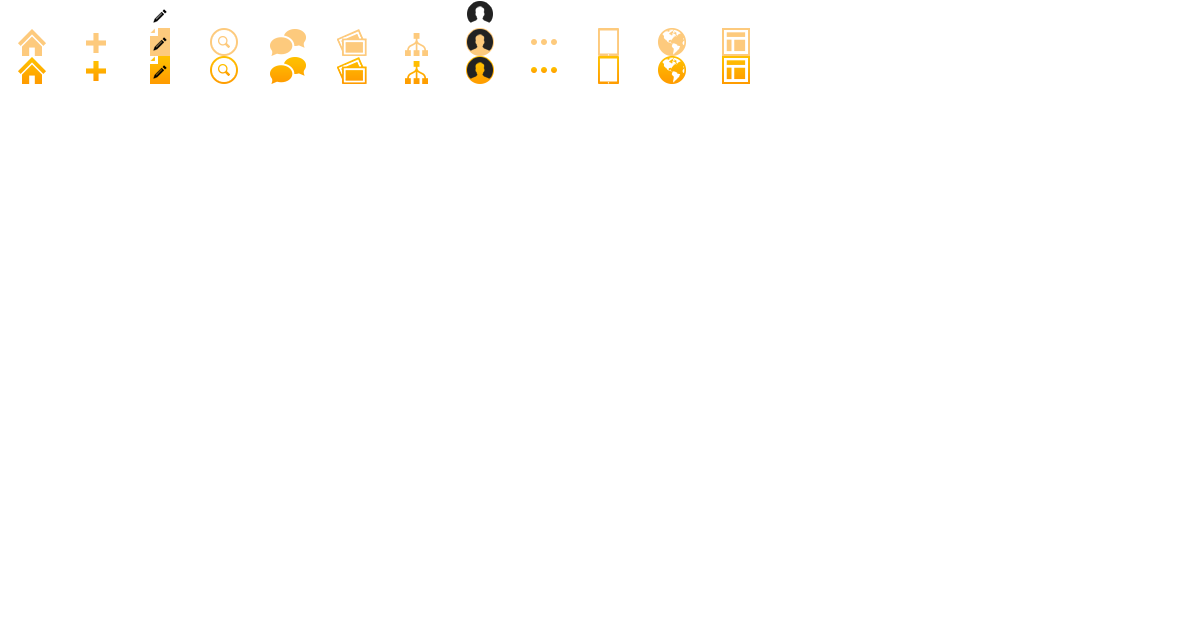
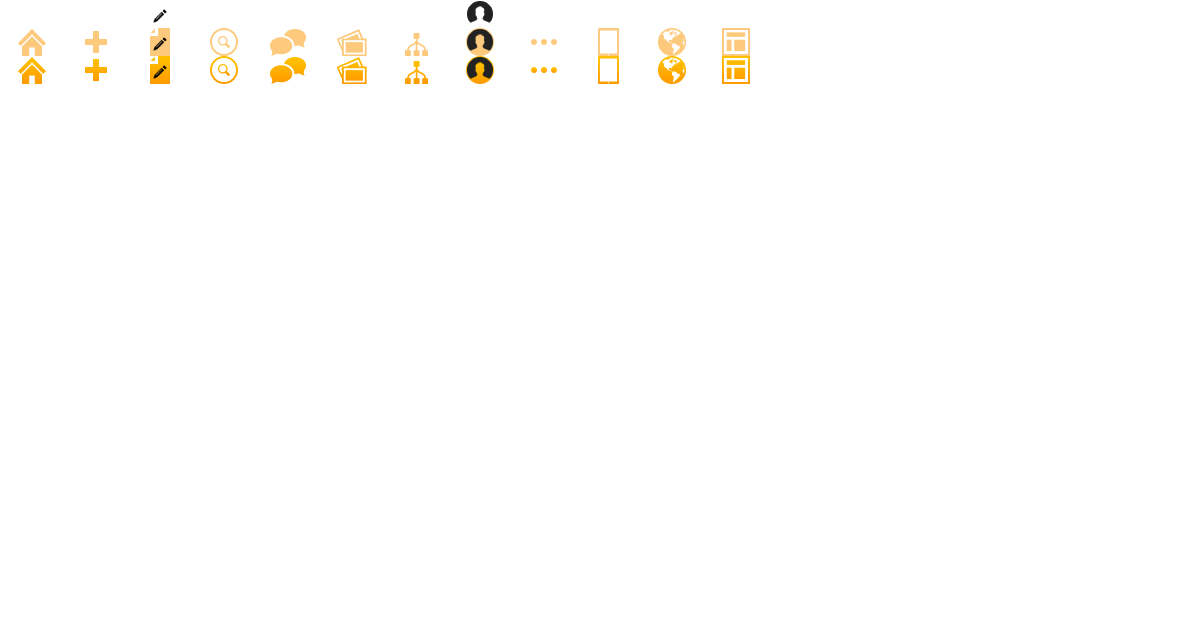
Layers edited between the first and the second (1200, 640) image:
painted on "Create" (1st of 3, in "Nav - Active"), masked it over [85, 59, 107, 81]
painted on "Create" (2nd of 3, in "Nav - Hover"), masked it over [85, 31, 107, 53]
